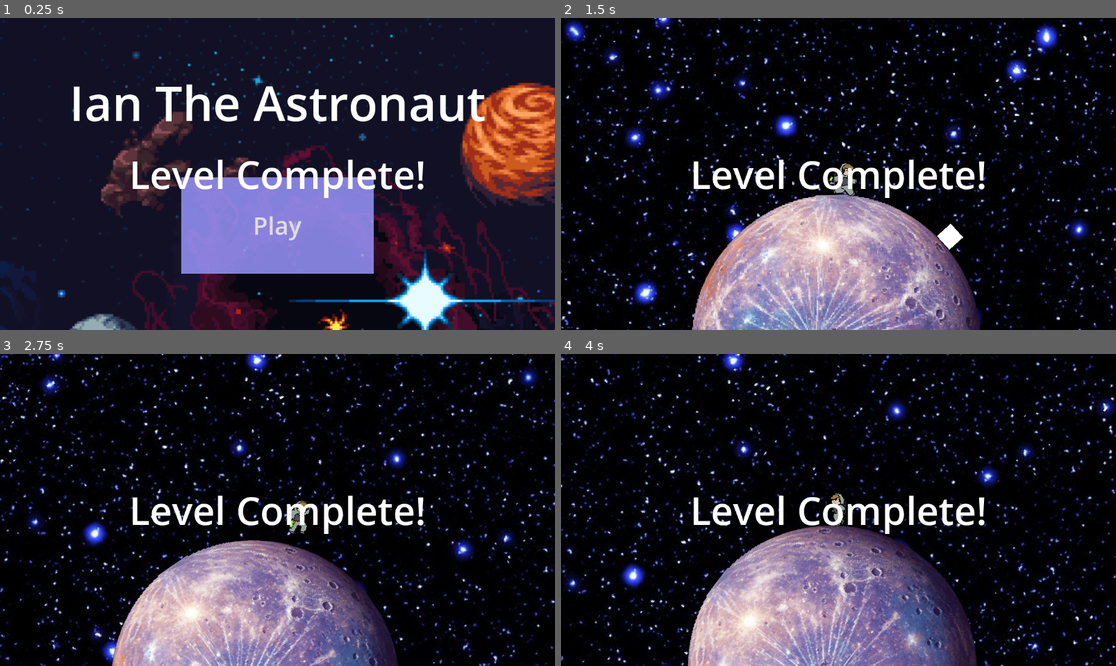
Above: before the commit, frames 1-4 (two rows, left to right).
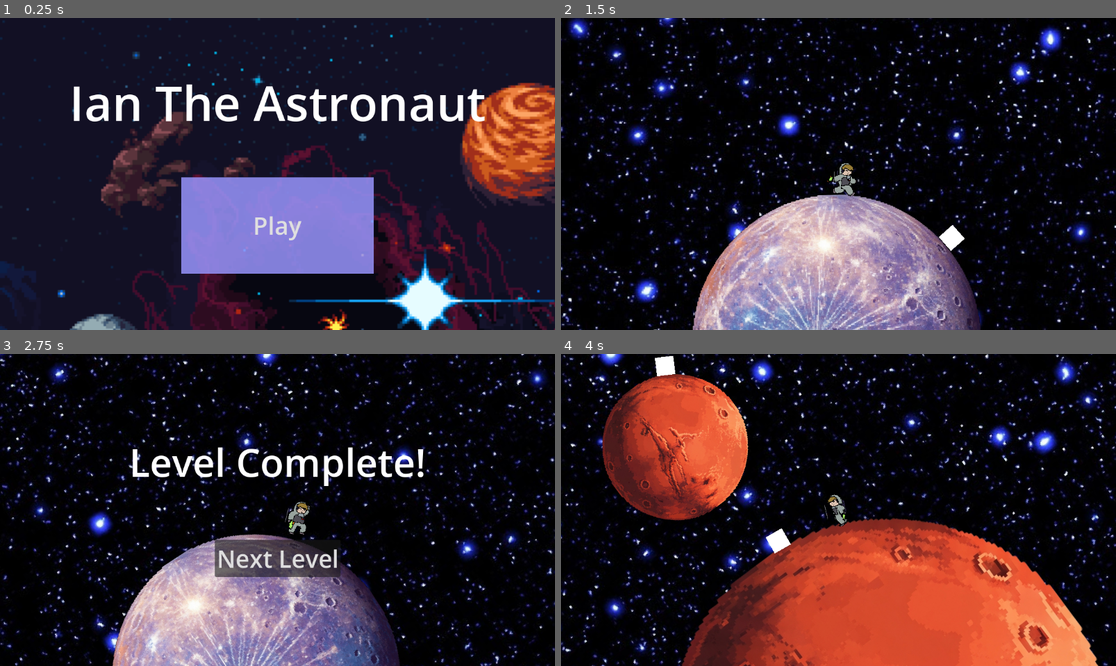
Above: after the commit, the same moments.

Repository: liuwilli0/IanTheAstronaut
Game: Godot game, scene res://main.tscn
Two runs of this game, one before a commit and one after it. Both use one fixed random seed, a clock stepped at 60 frames per second and the inputs below.
Inputs (mouse positions are in pixels of both pictures, inside the frame that each line leads up to):
- Up to frame 1 (0.25 s): no input
- Up to frame 2 (1.5 s): click "Play" at 0.5 s; move the mouse to (960, 158) at 1.27 s; hold Right (Right) from 1.28 s (still down); tap Alt (Special, bound only before the commit) at 1.35 s
- Up to frame 3 (2.75 s): keep holding Right (Right); tap Up (Jump) at 1.52, 2.27 s; move the mouse to (166, 525) at 2.02 s; click (166, 525) at 2.1 s; tap Alt (Special, bound only before the commit) at 2.3 s
- Up to frame 4 (4 s): release Right (Right) at 2.75 s; click (838, 556) at 2.75 s, where only the run after the commit has a clickable "Next Level"; move the mouse to (894, 441) at 3.52 s; hold Left (Left) from 3.53 s (still down); tap Middle mouse button (MMB) at 3.6 s; tap Alt (Special, bound only before the commit) at 3.8 s

The runs differ from the first frame. In frame 1, 1.8% of the frame differs, in the area x 23-77%, y 45-58%; in frame 2, 17%; in frame 3, 26%; in frame 4, 51%, in the area x 0-100%, y 0-100%.
Error before the commit: Attempt to call function 'start' in base 'null instance' on a null instance. (res://Bullet/bullet.gd:15)

Commit message:
final product

Diff:
--- a/Bullet/bullet.tscn
+++ b/Bullet/bullet.tscn
@@ -1,19 +1,11 @@
-[gd_scene load_steps=6 format=3 uid="uid://dl1iw4h7nrn5"]
+[gd_scene load_steps=5 format=3 uid="uid://dl1iw4h7nrn5"]
 
 [ext_resource type="Script" uid="uid://5ha2y7q6pe1a" path="res://Bullet/bullet.gd" id="1_2dao8"]
+[ext_resource type="Texture2D" uid="uid://l2mschjkrk3g" path="res://Player/spritesheet.png" id="2_4qwpv"]
 
 [sub_resource type="RectangleShape2D" id="RectangleShape2D_4qwpv"]
 
 [sub_resource type="RectangleShape2D" id="RectangleShape2D_6rx1x"]
-
-[sub_resource type="Gradient" id="Gradient_2dao8"]
-interpolation_mode = 1
-colors = PackedColorArray(1, 1, 1, 1, 1, 1, 1, 1)
-
-[sub_resource type="GradientTexture2D" id="GradientTexture2D_4qwpv"]
-gradient = SubResource("Gradient_2dao8")
-width = 20
-height = 20
 
 [node name="Bullet" type="RigidBody2D"]
 collision_layer = 0
@@ -31,7 +23,10 @@
 shape = SubResource("RectangleShape2D_6rx1x")
 
 [node name="Sprite" type="Sprite2D" parent="."]
-texture = SubResource("GradientTexture2D_4qwpv")
+texture = ExtResource("2_4qwpv")
+flip_h = true
+region_enabled = true
+region_rect = Rect2(0, 200, 64, 48)
 
 [node name="Timer" type="Timer" parent="."]
 one_shot = true
--- a/Enemy/enemy.gd
+++ b/Enemy/enemy.gd
@@ -5,16 +5,15 @@
 
 @onready var gravity_manager = $"/root/Main/Game/GravityManager"
 @onready var planet = get_parent()
-@onready var player = $"/root/Main/Game/Player"
 
 var gravity = Vector2.ZERO
 var move = Vector2.ZERO
 var direction = 1
 
 func die():
-	player.enemy_count -= 1
-	if player.enemy_count <= 0:
-		player.get_parent().complete_level()
+	planet.get_parent().enemy_count -= 1
+	if planet.get_parent().enemy_count <= 0:
+		planet.get_parent().get_parent().get_parent().complete_level()
 	queue_free()
 
 func _physics_process(delta):
@@ -32,7 +31,7 @@
 		direction = -direction
 
 func _ready():
-	player.enemy_count += 1
+	planet.get_parent().enemy_count += 1
 
 func _on_hitbox_area_entered(area):
 	var parent = area.get_parent()
--- a/Game/game.gd
+++ b/Game/game.gd
@@ -1,7 +1,30 @@
 extends Node2D
 
 @onready var level_complete = $LevelComplete
+@onready var levels = $Levels.get_children()
+@onready var gravity_manager = $GravityManager
+
+var level = 0
 
 func complete_level():
-	print("Level complete")
 	level_complete.visible = true
+	if level >= len(levels) - 1:
+		level_complete.get_child(1).visible = false
+		level_complete.get_child(0).text = "You Win!"
+
+func _ready():
+	gravity_manager.planets = levels[0].get_children()
+	for level in levels.slice(1):
+		level.position = Vector2(100000, 100000)
+		level.visible = false
+
+func _on_button_pressed():
+	levels[level].visible = false
+	levels[level].process_mode = PROCESS_MODE_DISABLED
+	levels[level].position = Vector2(100000, 100000)
+	level += 1
+	level_complete.visible = false
+	gravity_manager.planets = levels[level].get_children()
+	levels[level].visible = true
+	levels[level].process_mode = PROCESS_MODE_INHERIT
+	levels[level].position = Vector2(0, 0)
--- a/Game/game.tscn
+++ b/Game/game.tscn
@@ -1,14 +1,14 @@
 [gd_scene load_steps=10 format=3 uid="uid://bohuvg44b41gk"]
 
-[ext_resource type="PackedScene" uid="uid://dhkgk5jwk6w8q" path="res://Planet/planet.tscn" id="1_jcm6v"]
 [ext_resource type="Script" uid="uid://dehxbd7iptogn" path="res://Game/game.gd" id="1_kul4i"]
-[ext_resource type="PackedScene" uid="uid://cqgg220ybqm40" path="res://Enemy/enemy.tscn" id="2_fwxkx"]
 [ext_resource type="Texture2D" uid="uid://qv0ddq7gvtdm" path="res://Game/space.jpg" id="3_buohc"]
 [ext_resource type="PackedScene" uid="uid://bvxmv8e3ap0m0" path="res://Player/player.tscn" id="3_qmv3x"]
 [ext_resource type="Script" uid="uid://cm5115uqxral7" path="res://Game/gravity_manager.gd" id="4_fwxkx"]
 [ext_resource type="Script" uid="uid://bl4icmfefriuh" path="res://Game/debug.gd" id="4_oomkl"]
-[ext_resource type="Texture2D" uid="uid://bl73lw50h0m2k" path="res://Game/mercury.png" id="5_qmv3x"]
-[ext_resource type="Texture2D" uid="uid://cw82akyom270a" path="res://Game/mars.png" id="6_oomkl"]
+[ext_resource type="PackedScene" uid="uid://2be6204y1xyw" path="res://Levels/Mercury/mercury.tscn" id="5_qmv3x"]
+[ext_resource type="PackedScene" uid="uid://vjb8cqdrwfeh" path="res://Levels/Mars/mars.tscn" id="6_oomkl"]
+[ext_resource type="PackedScene" uid="uid://bq5750v7c11x0" path="res://Levels/Uranus/uranus.tscn" id="7_buohc"]
+[ext_resource type="PackedScene" uid="uid://bryo77v0hrksl" path="res://Levels/Venus/venus.tscn" id="8_kul4i"]
 
 [node name="Game" type="Node2D"]
 script = ExtResource("1_kul4i")
@@ -24,30 +24,23 @@
 scale = Vector2(3, 3)
 texture = ExtResource("3_buohc")
 
-[node name="Planets" type="Node2D" parent="."]
+[node name="Levels" type="Node2D" parent="."]
 
-[node name="Planet1" parent="Planets" instance=ExtResource("1_jcm6v")]
-scale = Vector2(2, 2)
+[node name="Mercury" parent="Levels" instance=ExtResource("5_qmv3x")]
 
-[node name="Enemy" parent="Planets/Planet1" instance=ExtResource("2_fwxkx")]
-top_level = true
-position = Vector2(1257, -639)
+[node name="Mars" parent="Levels" instance=ExtResource("6_oomkl")]
+process_mode = 4
+visible = false
 
-[node name="PlanetSprite" type="Sprite2D" parent="Planets/Planet1"]
-scale = Vector2(0.73, 0.73)
-texture = ExtResource("5_qmv3x")
+[node name="Uranus" parent="Levels" instance=ExtResource("7_buohc")]
+process_mode = 4
+visible = false
+position = Vector2(-596.686, -122.069)
 
-[node name="Planet2" parent="Planets" instance=ExtResource("1_jcm6v")]
-position = Vector2(2534, -1812)
-scale = Vector2(0.8, 0.8)
-
-[node name="Enemy" parent="Planets/Planet2" instance=ExtResource("2_fwxkx")]
-top_level = true
-position = Vector2(2912, -2404)
-
-[node name="PlanetSprite" type="Sprite2D" parent="Planets/Planet2"]
-scale = Vector2(1.14, 1.14)
-texture = ExtResource("6_oomkl")
+[node name="Venus" parent="Levels" instance=ExtResource("8_kul4i")]
+process_mode = 4
+visible = false
+position = Vector2(-596.686, -122.069)
 
 [node name="Player" parent="." instance=ExtResource("3_qmv3x")]
 position = Vector2(0, -1500)
@@ -61,6 +54,7 @@
 rotation_smoothing_speed = 2.5
 
 [node name="LevelComplete" type="CanvasLayer" parent="."]
+visible = false
 
 [node name="Label" type="Label" parent="LevelComplete"]
 anchors_preset = 8
@@ -68,13 +62,30 @@
 anchor_top = 0.5
 anchor_right = 0.5
 anchor_bottom = 0.5
-offset_left = -20.0
-offset_top = -11.5
-offset_right = 20.0
-offset_bottom = 11.5
+offset_left = -308.0
+offset_top = -155.0
+offset_right = 308.0
+offset_bottom = -45.0
 grow_horizontal = 2
 grow_vertical = 2
 theme_override_font_sizes/font_size = 80
 text = "Level Complete!"
+horizontal_alignment = 1
 
-[connection signal="ready" from="Planets" to="GravityManager" method="_on_planets_ready"]
+[node name="Button" type="Button" parent="LevelComplete"]
+anchors_preset = 8
+anchor_left = 0.5
+anchor_top = 0.5
+anchor_right = 0.5
+anchor_bottom = 0.5
+offset_left = -45.0
+offset_top = 84.5
+offset_right = 45.0
+offset_bottom = 115.5
+grow_horizontal = 2
+grow_vertical = 2
+theme_override_font_sizes/font_size = 50
+text = "Next Level
+"
+
+[connection signal="pressed" from="LevelComplete/Button" to="." method="_on_button_pressed"]
--- a/Game/gravity_manager.gd
+++ b/Game/gravity_manager.gd
@@ -25,6 +25,3 @@
 	for planet in planets:
 		gravity += get_planet_gravity(planet, position)
 	return gravity
-
-func _on_planets_ready():
-	planets = $"../Planets".get_children()
--- /dev/null
+++ b/Levels/Mars/mars.gd
@@ -0,0 +1,3 @@
+extends Node2D
+
+var enemy_count = 0
--- /dev/null
+++ b/Levels/Mars/mars.tscn
@@ -0,0 +1,57 @@
+[gd_scene load_steps=7 format=3 uid="uid://vjb8cqdrwfeh"]
+
+[ext_resource type="PackedScene" uid="uid://dhkgk5jwk6w8q" path="res://Planet/planet.tscn" id="1_drkna"]
+[ext_resource type="Script" uid="uid://nvyyf8og72on" path="res://Levels/Mars/mars.gd" id="1_kjrtl"]
+[ext_resource type="Texture2D" uid="uid://cw82akyom270a" path="res://Levels/Mars/mars.png" id="2_kjrtl"]
+[ext_resource type="PackedScene" uid="uid://cqgg220ybqm40" path="res://Enemy/enemy.tscn" id="3_v7swb"]
+
+[sub_resource type="Gradient" id="Gradient_kjrtl"]
+offsets = PackedFloat32Array(0.993548, 1)
+colors = PackedColorArray(0, 0, 0, 1, 1, 1, 1, 0)
+
+[sub_resource type="GradientTexture2D" id="GradientTexture2D_v7swb"]
+gradient = SubResource("Gradient_kjrtl")
+width = 1004
+height = 1004
+fill = 1
+fill_from = Vector2(0.5, 0.5)
+fill_to = Vector2(1, 0.5)
+
+[node name="Mars" type="Node2D"]
+script = ExtResource("1_kjrtl")
+
+[node name="Planet" parent="." instance=ExtResource("1_drkna")]
+density = 1.0
+
+[node name="PlanetSprite" type="Sprite2D" parent="Planet"]
+scale = Vector2(1.14, 1.14)
+texture = ExtResource("2_kjrtl")
+
+[node name="Enemy" parent="Planet" instance=ExtResource("3_v7swb")]
+top_level = true
+position = Vector2(-350, -484)
+
+[node name="Planet2" parent="." instance=ExtResource("1_drkna")]
+position = Vector2(2500, 0)
+scale = Vector2(3, 3)
+density = 2.0
+
+[node name="PlanetSprite" type="Sprite2D" parent="Planet2"]
+scale = Vector2(1.14, 1.14)
+texture = ExtResource("2_kjrtl")
+
+[node name="Enemy" parent="Planet2" instance=ExtResource("3_v7swb")]
+top_level = true
+position = Vector2(750, -484)
+
+[node name="Planet3" parent="." instance=ExtResource("1_drkna")]
+position = Vector2(4408, 184)
+scale = Vector2(0.5, 0.5)
+density = 750.0
+
+[node name="PlanetSprite" type="Sprite2D" parent="Planet3"]
+texture = SubResource("GradientTexture2D_v7swb")
+
+[node name="Enemy" parent="Planet3" instance=ExtResource("3_v7swb")]
+top_level = true
+position = Vector2(4500, -400)
--- /dev/null
+++ b/Levels/Mars/platform_body.gd
@@ -0,0 +1,4 @@
+extends StaticBody2D
+
+var radius = 0
+var density = 0
--- /dev/null
+++ b/Levels/Mercury/mercury.gd
@@ -0,0 +1,3 @@
+extends Node2D
+
+var enemy_count = 0
--- /dev/null
+++ b/Levels/Mercury/mercury.tscn
@@ -0,0 +1,21 @@
+[gd_scene load_steps=5 format=3 uid="uid://2be6204y1xyw"]
+
+[ext_resource type="PackedScene" uid="uid://dhkgk5jwk6w8q" path="res://Planet/planet.tscn" id="1_lq3ar"]
+[ext_resource type="Script" uid="uid://c1jdpflwlk71f" path="res://Levels/Uranus/uranus.gd" id="1_u0i7k"]
+[ext_resource type="PackedScene" uid="uid://cqgg220ybqm40" path="res://Enemy/enemy.tscn" id="2_u0i7k"]
+[ext_resource type="Texture2D" uid="uid://bl73lw50h0m2k" path="res://Levels/Mercury/mercury.png" id="3_bust4"]
+
+[node name="Mercury" type="Node2D"]
+script = ExtResource("1_u0i7k")
+
+[node name="Planet1" parent="." instance=ExtResource("1_lq3ar")]
+scale = Vector2(2, 2)
+density = 1.0
+
+[node name="Enemy" parent="Planet1" instance=ExtResource("2_u0i7k")]
+top_level = true
+position = Vector2(1257, -639)
+
+[node name="PlanetSprite" type="Sprite2D" parent="Planet1"]
+scale = Vector2(0.73, 0.73)
+texture = ExtResource("3_bust4")
--- /dev/null
+++ b/Levels/Uranus/uranus.gd
@@ -0,0 +1,3 @@
+extends Node2D
+
+var enemy_count = 0
--- /dev/null
+++ b/Levels/Uranus/uranus.tscn
@@ -0,0 +1,21 @@
+[gd_scene load_steps=5 format=3 uid="uid://bq5750v7c11x0"]
+
+[ext_resource type="Script" uid="uid://c1jdpflwlk71f" path="res://Levels/Uranus/uranus.gd" id="1_5pb44"]
+[ext_resource type="PackedScene" uid="uid://dhkgk5jwk6w8q" path="res://Planet/planet.tscn" id="2_rvjgo"]
+[ext_resource type="PackedScene" uid="uid://cqgg220ybqm40" path="res://Enemy/enemy.tscn" id="3_cb8jb"]
+[ext_resource type="Texture2D" uid="uid://5ss6e8h6wkev" path="res://Levels/Uranus/uranus.png" id="4_5pb44"]
+
+[node name="Uranus" type="Node2D"]
+script = ExtResource("1_5pb44")
+
+[node name="Planet1" parent="." instance=ExtResource("2_rvjgo")]
+scale = Vector2(2, 2)
+density = 3.0
+
+[node name="Enemy" parent="Planet1" instance=ExtResource("3_cb8jb")]
+top_level = true
+position = Vector2(1257, -639)
+
+[node name="PlanetSprite" type="Sprite2D" parent="Planet1"]
+scale = Vector2(3, 3)
+texture = ExtResource("4_5pb44")
--- /dev/null
+++ b/Levels/Venus/venus.gd
@@ -0,0 +1,3 @@
+extends Node2D
+
+var enemy_count = 0
--- /dev/null
+++ b/Levels/Venus/venus.tscn
@@ -0,0 +1,40 @@
+[gd_scene load_steps=5 format=3 uid="uid://bryo77v0hrksl"]
+
+[ext_resource type="Script" uid="uid://bcgfe8kvi5v1n" path="res://Levels/Venus/venus.gd" id="1_p5c5n"]
+[ext_resource type="PackedScene" uid="uid://dhkgk5jwk6w8q" path="res://Planet/planet.tscn" id="2_0j00t"]
+[ext_resource type="PackedScene" uid="uid://cqgg220ybqm40" path="res://Enemy/enemy.tscn" id="3_2rig4"]
+[ext_resource type="Texture2D" uid="uid://cr4hioq61tagm" path="res://Levels/Venus/venus.png" id="4_2773o"]
+
+[node name="Venus" type="Node2D"]
+script = ExtResource("1_p5c5n")
+
+[node name="Planet1" parent="." instance=ExtResource("2_0j00t")]
+scale = Vector2(2, 2)
+
+[node name="Enemy" parent="Planet1" instance=ExtResource("3_2rig4")]
+top_level = true
+position = Vector2(1257, -639)
+
+[node name="Enemy2" parent="Planet1" instance=ExtResource("3_2rig4")]
+top_level = true
+position = Vector2(-1393, -2451)
+
+[node name="PlanetSprite" type="Sprite2D" parent="Planet1"]
+scale = Vector2(1.17, 1.17)
+texture = ExtResource("4_2773o")
+
+[node name="Planet2" parent="." instance=ExtResource("2_0j00t")]
+position = Vector2(3000, 0)
+scale = Vector2(2, 2)
+
+[node name="Enemy" parent="Planet2" instance=ExtResource("3_2rig4")]
+top_level = true
+position = Vector2(1700, -639)
+
+[node name="Enemy2" parent="Planet2" instance=ExtResource("3_2rig4")]
+top_level = true
+position = Vector2(3503, -1063)
+
+[node name="PlanetSprite" type="Sprite2D" parent="Planet2"]
+scale = Vector2(1.17, 1.17)
+texture = ExtResource("4_2773o")
--- a/Menu/menu.tscn
+++ b/Menu/menu.tscn
@@ -96,6 +96,7 @@
 grow_horizontal = 2
 theme_override_font_sizes/font_size = 100
 text = "Ian The Astronaut"
+horizontal_alignment = 1
 
 [node name="Button" type="Button" parent="UI"]
 layout_mode = 1
--- a/Planet/planet.gd
+++ b/Planet/planet.gd
@@ -2,4 +2,4 @@
 extends StaticBody2D
 
 @onready var radius = $CollisionShape.shape.radius * scale.x
-@export var density = 1
+@export var density = 0.5
--- a/Player/player.gd
+++ b/Player/player.gd
@@ -23,7 +23,6 @@
 var gravity = Vector2.ZERO
 var gravity_strength = 1
 var move = Vector2.ZERO
-var enemy_count = 0
 
 func die():
 	thrust_bar.visible = false
@@ -86,6 +85,9 @@
 		else:
 			animated_sprite.play("Walk", horizontal_velocity * delta * 0.1)
 
+	if Input.is_action_just_pressed("Reset"):
+		position = spawn_position
+
 func _physics_process(delta):
 	up_direction = gravity_manager.get_up_direction(global_position)
 	rotation = up_direction.angle() + PI / 2
@@ -98,9 +100,6 @@
 	if is_on_floor() or is_on_ceiling():
 		gravity = Vector2.ZERO
 
-	if Input.is_action_just_pressed("Special"):
-		add_child(Bullet.new())
-
 	gravity_ray_cast.target_position = gravity
 	move_ray_cast.target_position = move
 	velocity_ray_cast.target_position = velocity
--- a/Player/player.tscn
+++ b/Player/player.tscn
@@ -289,6 +289,7 @@
 }]
 
 [node name="Player" type="CharacterBody2D"]
+z_index = 1
 script = ExtResource("1_4ntmi")
 
 [node name="CollisionShape" type="CollisionShape2D" parent="."]
--- a/project.godot
+++ b/project.godot
@@ -45,11 +45,6 @@
 "events": [Object(InputEventKey,"resource_local_to_scene":false,"resource_name":"","device":-1,"window_id":0,"alt_press …(191 unchanged characters)…
 ]
 }
-Special={
-"deadzone": 0.2,
-"events": [Object(InputEventKey,"resource_local_to_scene":false,"resource_name":"","device":-1,"window_id":0,"alt_pressed":false,"shift_pressed":false,"ctrl_pressed":false,"meta_pressed":false,"pressed":false,"keycode":0,"physical_keycode":4194328,"key_label":0,"unicode":0,"location":0,"echo":false,"script":null)
-]
-}
 LMB={
 "deadzone": 0.2,
 "events": [Object(InputEventMouseButton,"resource_local_to_scene":false,"resource_name":"","device":-1,"window_id":0,"a …(257 unchanged characters)…
@@ -65,6 +60,11 @@
 "events": [Object(InputEventMouseButton,"resource_local_to_scene":false,"resource_name":"","device":-1,"window_id":0,"a …(258 unchanged characters)…
 ]
 }
+Reset={
+"deadzone": 0.2,
+"events": [Object(InputEventKey,"resource_local_to_scene":false,"resource_name":"","device":-1,"window_id":0,"alt_pressed":false,"shift_pressed":false,"ctrl_pressed":false,"meta_pressed":false,"pressed":false,"keycode":0,"physical_keycode":82,"key_label":0,"unicode":114,"location":0,"echo":false,"script":null)
+]
+}
 
 [physics]
 
Not shown, added: Levels/Mars/mars.gd.uid
Renamed: Game/mars.png -> Levels/Mars/mars.png
Not shown, changed: Levels/Mars/mars.png.import
Not shown, added: Levels/Mars/platform_body.gd.uid
Not shown, added: Levels/Mercury/mercury.gd.uid
Renamed: Game/mercury.png -> Levels/Mercury/mercury.png
Not shown, added: Levels/Mercury/mercury.png.import
Not shown, added: Levels/Uranus/uranus.gd.uid
Renamed: Game/uranus.png -> Levels/Uranus/uranus.png
Not shown, changed: Levels/Uranus/uranus.png.import
Not shown, added: Levels/Venus/venus.gd.uid
Binary file added: Levels/Venus/venus.png
(and 1 more such lines)
